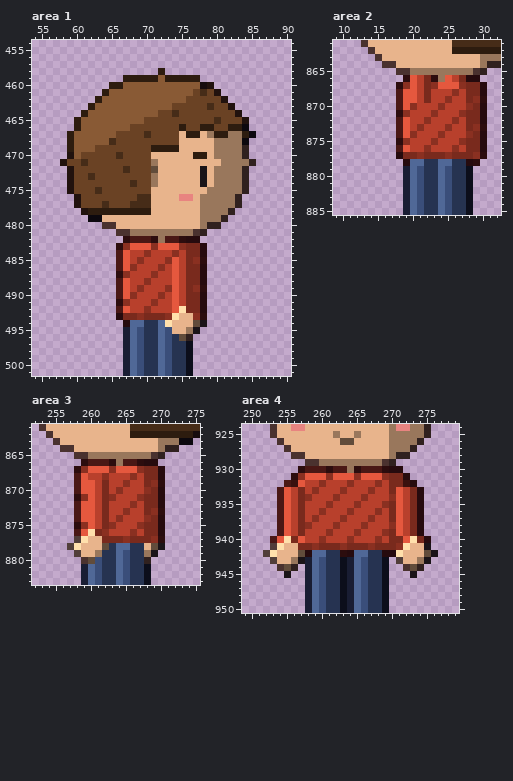
Edited in one commit: pixel-art file (hollow-acre/2d/tools/px/ase/farmer_hoe.ase). The picture above is the old version.
432x1600 pixels, 1 frame. Colours within 5 levels of each other are drawn and written as one. Shown: area 1: x 54..90, y 454..501; area 2: x 9..32, y 861..885; area 3: x 252..275, y 861..883; area 4: x 249..279, y 924..950. The commit also changed other parts of the picture, which this record leaves out.
The same view after the edit:
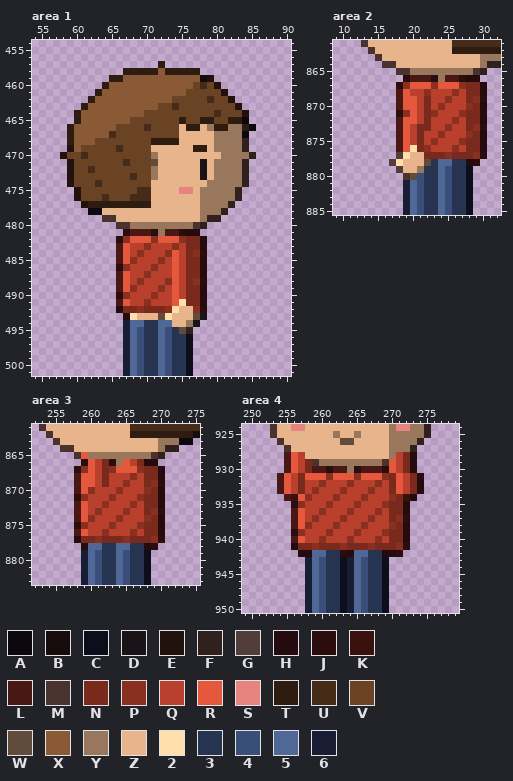
Palette (. is transparent): A #0c080e  B #160c0e  C #0c0e1b  D #1a1418  E #21120e  F #30211f  G #513e3a  H #260b0e  J #2c0d0e  K #3a110e  L #491815  M #4a322f  N #792a1d  P #8a3021  Q #b8402c  R #e5583e  S #e88480  T #2d1c0f  U #462c18  V #6a4224  W #614c3b  X #895a35  Y #99775c  Z #e8b48c  2 #ffe0ac  3 #263351  4 #3a4e7a  5 #506897  6 #191d33
Edits made:
Changed rows in their new state; - is an unchanged pixel.
Area 1, layer "sheet":
first column x 58:
457 --------------T-------------
458 ---------TTTTTXTTTTT--------
459 -------TTXXXXX-XXXXXBE------
460 ------TXX----------VUVE-----
461 -----TX-----------V-V-VE----
462 ----TX----------VV---U-VE---
463 ---TX---------VVU----V--VE--
464 --TX--------VV--V-----U--VE-
465 ----------VV-----T--TTV-TTA-
466 -TX-----VV--U----ZTTZYTTYYTA
467 -------U----V-----ZZ-ZYY--A.
468 -----VVV-----TTTT---------F-
469 -E-VV---U----ZZZZ--TT-------
470 EVVU----V----Y-----ZZ-Z---YF
471 .E-V-----U---W------D-Y---F.
472 ----U----V---Y--------------
473 ----V-----U-----------------
474 -----U----V--Z------ZY------
475 -.E--V-----UU----SS-Y----F.-
476 ------U---U------ZZ---------
477 --.ETTTTTTTTT-----------F.--
478 ---.AAZZZZZZZ----------F.---
479 ----..MM-------------FF.----
480 ------..MMYYYYYYYYYMF..-----
481 --------.JLLLJ-LLJHH.-------
482 --------JPRRRPRRRPNNH-------
483 --------LRQQPQQQPQ----------
484 -----------PQ--PR--PJ-------
485 ----------PQ--PQ---NH-------
486 --------JPQ--PQ-------------
487 --------LR--PQ--------------
488 -----------PQ--P---PJ-------
489 ----------PQ--PQ---NH-------
490 --------JPQ--PQ-------------
491 --------LR--PQ---2----------
492 --------HNNPNNNP2ZZPJ-------
493 --------.H2ZZZW2Z--WD-------
494 ---------6-----5--YD.-------
495 ----------------3WF.--------
496 -----------------3C---------
Area 2, layer "sheet":
first column x 17:
866 ---LLL--LLJ
867 ----RR-----
868 ---Q-P-----
870 ---R-N-----
871 ---R-N-----
872 ---R-N-----
873 ----NN-----
874 ---QN------
875 -LR-N------
876 ---2N------
877 -G2ZZ------
878 G2ZZZW-----
879 -GZZY------
880 --MW-------
Area 3, layer "sheet":
first column x 257:
865 --R-----------
866 ---RQN--RQN---
867 ----QN--------
868 ---R-N--------
870 ---P-Q--------
871 ---Q-Q--------
872 ---Q-P--------
873 ---QPQ--------
874 ---P-Q--------
875 ---Q-Q--------
876 ---QQ---------
877 -HNNP---------
878 ..H553-----HJ.
879 -.654------C.-
880 --65-------C--
Area 4, layer "sheet":
first column x 252:
928 ---LRQ-------------QNH---
929 ---LRQN-----------RQNH---
930 ---LRQN-----------RQNH---
931 --LRQN-------------RQNH--
932 --LRQN-------------RQNH--
934 --.LKR-------------NKH.--
935 --..JP-------------NH..--
936 --..LR-------------NH..--
937 --..LR-------------PJ..--
938 --..LR-------------NH..--
939 --..JP-------------NH..--
940 -...L---------------H...-
941 -...H---------------J...-
942 .....H-------------J.....
943 -.....-------------.....-
944 --...---------------...--
945 ---.-----------------.---
Boxes around the changes in both pictures, in picture pixels (x1, y1, x2, y2):
changed: (60, 61, 256, 341)
changed: (389, 75, 466, 180)
changed: (67, 452, 144, 564)
changed: (144, 543, 165, 564)
changed: (263, 452, 312, 578)
changed: (389, 452, 438, 578)
